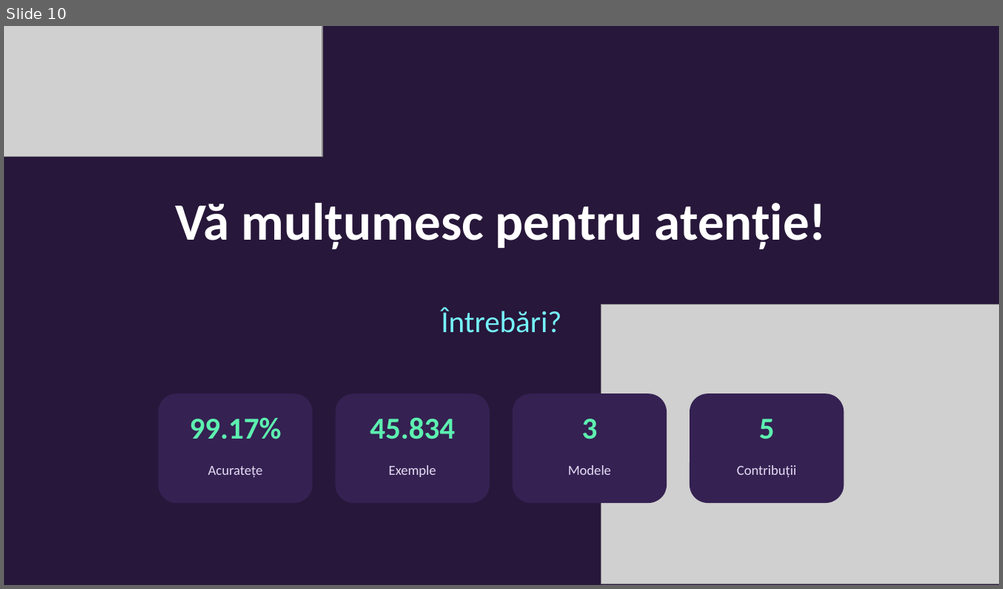
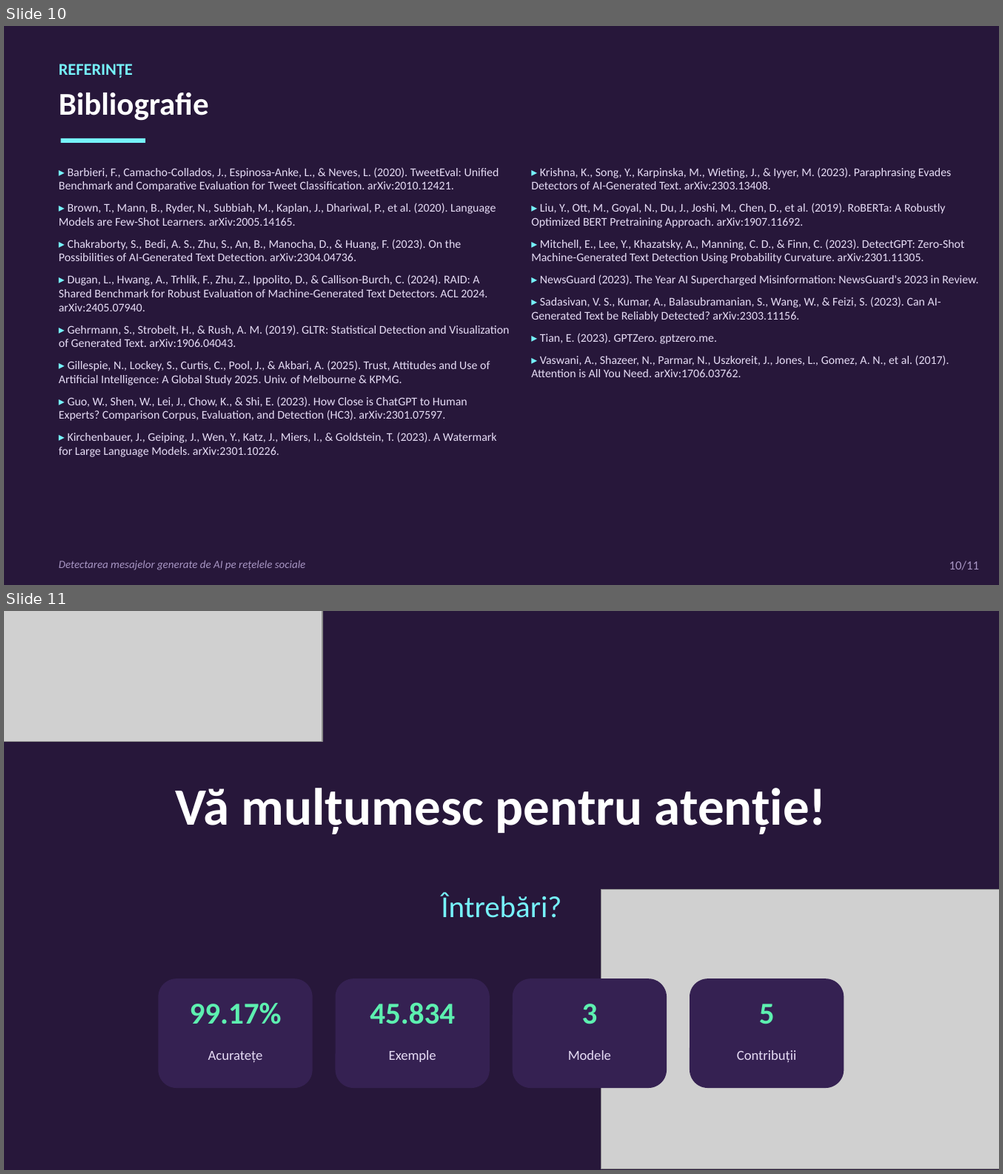
Before and after one commit to viobianca-stack/licenta, a slide deck: Prezentare_Licenta_Gheorghe_Bianca.pptx. Shown one above the other, each under a label of ours: slide 10 before the commit, slides 10 and 11 after it. The pictures are 1003x589 and 1003x1174 pixels, drawn with LibreOffice and Linux fonts; fonts in the diff are those of the drawing; grey boxes stand for pictures. Boxes give left, top, right and bottom in pixels: in the first picture for what was removed or moved away, otherwise in the second. Text is boxed around its words. In the diff, an @@ line names an element or a change of style, - is before the commit and + after.

```diff
--- a/Prezentare_Licenta_Gheorghe_Bianca.pptx
+++ b/Prezentare_Licenta_Gheorghe_Bianca.pptx
@@ slide 10 added at bbox=[4, 26, 999, 585], background #27173A @@
@@ text added at bbox=[59, 64, 133, 78], 12 pt, text #76F3FB, bold @@
+REFERINȚE
@@ text added at bbox=[59, 93, 209, 121], 23 pt, text #FFFFFF, bold @@
+Bibliografie
@@ rectangle added at bbox=[61, 138, 145, 142], fill #76F3FB @@
@@ text added at bbox=[59, 167, 509, 457], 8.5 pt, text #E6DCF5 @@
+▸ Barbieri, F., Camacho-Collados, J., Espinosa-Anke, L., & Neves, L. (2020). TweetEval: Unified Benchmark and Comparative Evaluation for Tweet Classification. arXiv:2010.12421.
+▸ Brown, T., Mann, B., Ryder, N., Subbiah, M., Kaplan, J., Dhariwal, P., et al. (2020). Language Models are Few-Shot Learners. arXiv:2005.14165.
+▸ Chakraborty, S., Bedi, A. S., Zhu, S., An, B., Manocha, D., & Huang, F. (2023). On the Possibilities of AI-Generated Text Detection. arXiv:2304.04736.
+▸ Dugan, L., Hwang, A., Trhlík, F., Zhu, Z., Ippolito, D., & Callison-Burch, C. (2024). RAID: A Shared Benchmark for Robust Evaluation of Machine-Generated Text Detectors. ACL 2024. arXiv:2405.07940.
+▸ Gehrmann, S., Strobelt, H., & Rush, A. M. (2019). GLTR: Statistical Detection and Visualization of Generated Text. arXiv:1906.04043.
+▸ Gillespie, N., Lockey, S., Curtis, C., Pool, J., & Akbari, A. (2025). Trust, Attitudes and Use of Artificial Intelligence: A Global Study 2025. Univ. of Melbourne & KPMG.
+▸ Guo, W., Shen, W., Lei, J., Chow, K., & Shi, E. (2023). How Close is ChatGPT to Human Experts? Comparison Corpus, Evaluation, and Detection (HC3). arXiv:2301.07597.
+▸ Kirchenbauer, J., Geiping, J., Wen, Y., Katz, J., Miers, I., & Goldstein, T. (2023). A Watermark for Large Language Models. arXiv:2301.10226.
@@ text added at bbox=[531, 167, 978, 378], 8.5 pt, text #E6DCF5 @@
+▸ Krishna, K., Song, Y., Karpinska, M., Wieting, J., & Iyyer, M. (2023). Paraphrasing Evades Detectors of AI-Generated Text. arXiv:2303.13408.
+▸ Liu, Y., Ott, M., Goyal, N., Du, J., Joshi, M., Chen, D., et al. (2019). RoBERTa: A Robustly Optimized BERT Pretraining Approach. arXiv:1907.11692.
+▸ Mitchell, E., Lee, Y., Khazatsky, A., Manning, C. D., & Finn, C. (2023). DetectGPT: Zero-Shot Machine-Generated Text Detection Using Probability Curvature. arXiv:2301.11305.
+▸ NewsGuard (2023). The Year AI Supercharged Misinformation: NewsGuard's 2023 in Review.
+▸ Sadasivan, V. S., Kumar, A., Balasubramanian, S., Wang, W., & Feizi, S. (2023). Can AI-Generated Text be Reliably Detected? arXiv:2303.11156.
+▸ Tian, E. (2023). GPTZero. gptzero.me.
+▸ Vaswani, A., Shazeer, N., Parmar, N., Uszkoreit, J., Jones, L., Gomez, A. N., et al. (2017). Attention is All You Need. arXiv:1706.03762.
@@ text added at bbox=[59, 560, 305, 571], 8 pt, text #A896C4, italic @@
+Detectarea mesajelor generate de AI pe rețelele sociale
@@ text added at bbox=[949, 561, 979, 571], 9 pt, text #A896C4 @@
+10/11
@@ what was slide 10 is now slide 11 @@
```
Also in this commit, not shown: 8 slides changed, 1 other file.
